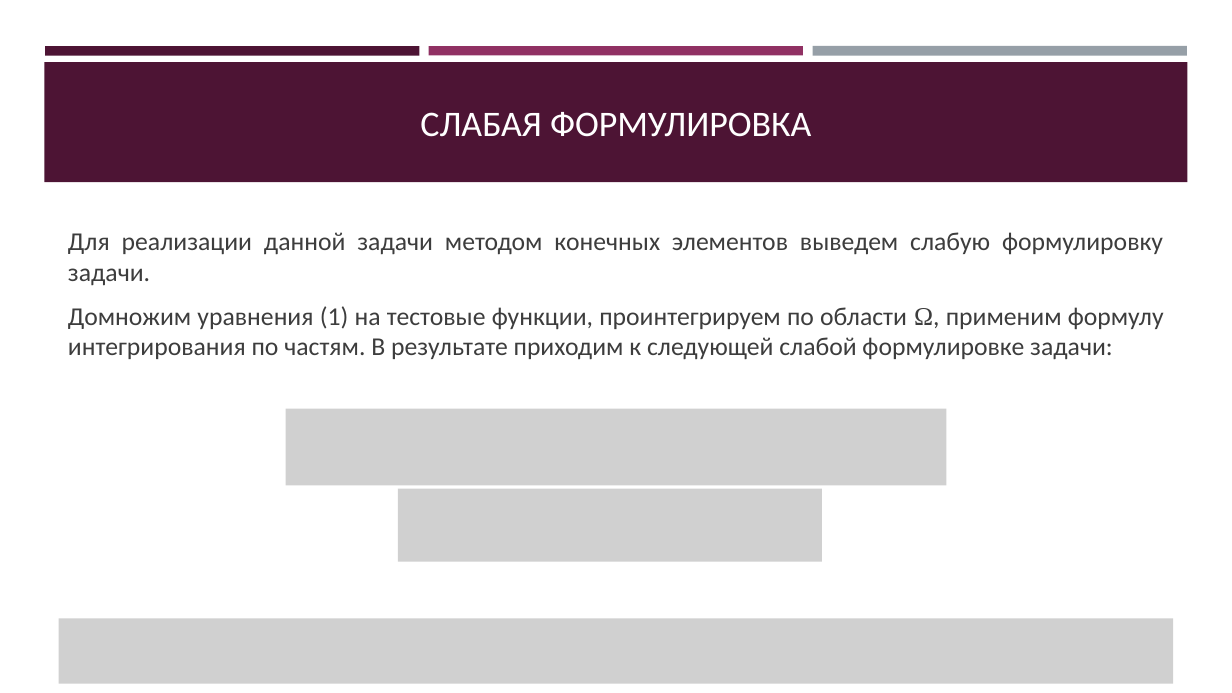
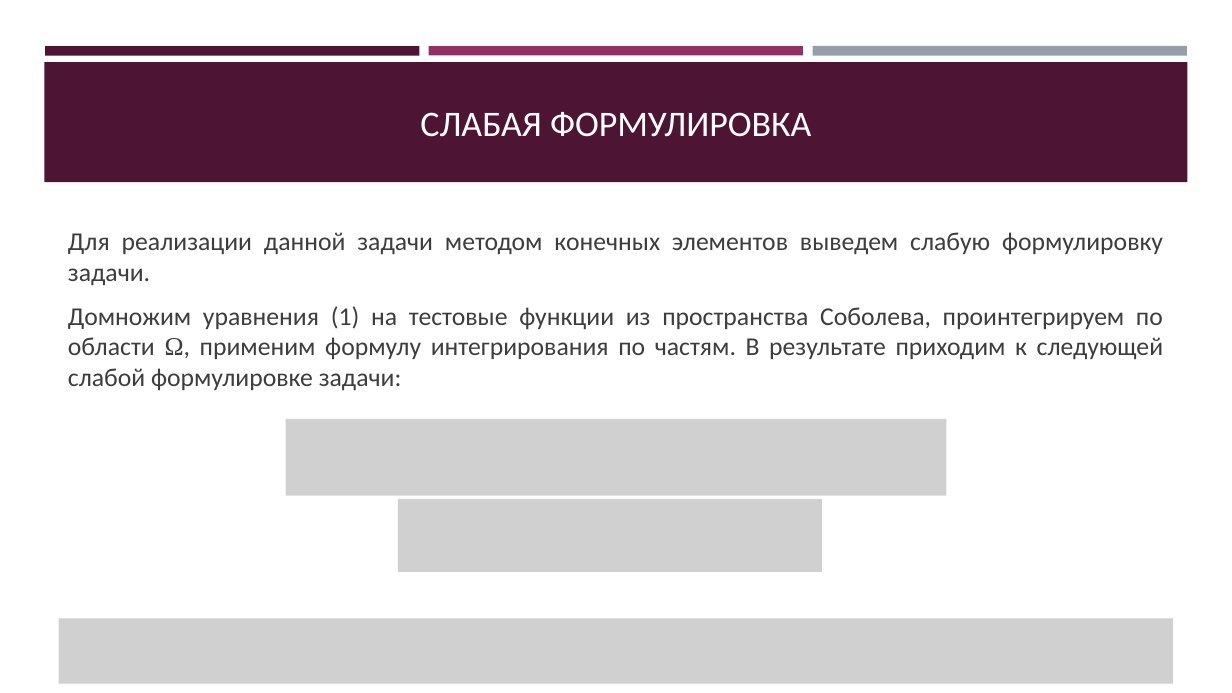
Before and after one commit to Jrol123/Blood_Science, a slide deck: slide 6 of f_docs/Презентация.pptx. Drawn at 1232x693 pixels with LibreOffice and Linux fonts; fonts in the diff are those of the drawing; grey boxes stand for pictures. Boxes give left, top, right and bottom in pixels: in the first picture for what was removed or moved away, otherwise in the second. Text is boxed around its words. In the diff, an @@ line names an element or a change of style, - is before the commit and + after.

```diff
--- a/f_docs/Презентация.pptx
+++ b/f_docs/Презентация.pptx
@@ text at [68, 306, 1163, 391]: text changed @@
-Домножим уравнения (1) на тестовые функции, проинтегрируем по области Ω, применим формулу интегрирования по частям. В результате приходим к следующей слабой формулировке задачи:
+Домножим уравнения (1) на тестовые функции из пространства Соболева, проинтегрируем по области Ω, применим формулу интегрирования по частям. В результате приходим к следующей слабой формулировке задачи:
@@ picture: place and size @@
-picture at [286, 409, 946, 485]
+picture at [286, 419, 946, 495]
@@ picture: place and size @@
-picture at [398, 489, 823, 562]
+picture at [398, 499, 823, 572]
```
Also in this commit, not shown: 5 other slides changed, 1 slide added, 2 other files.
